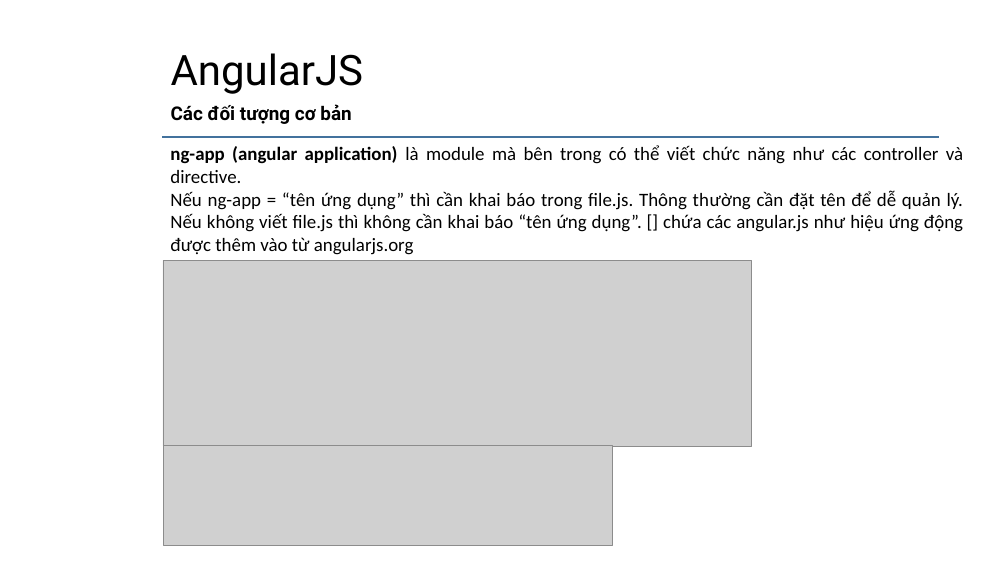
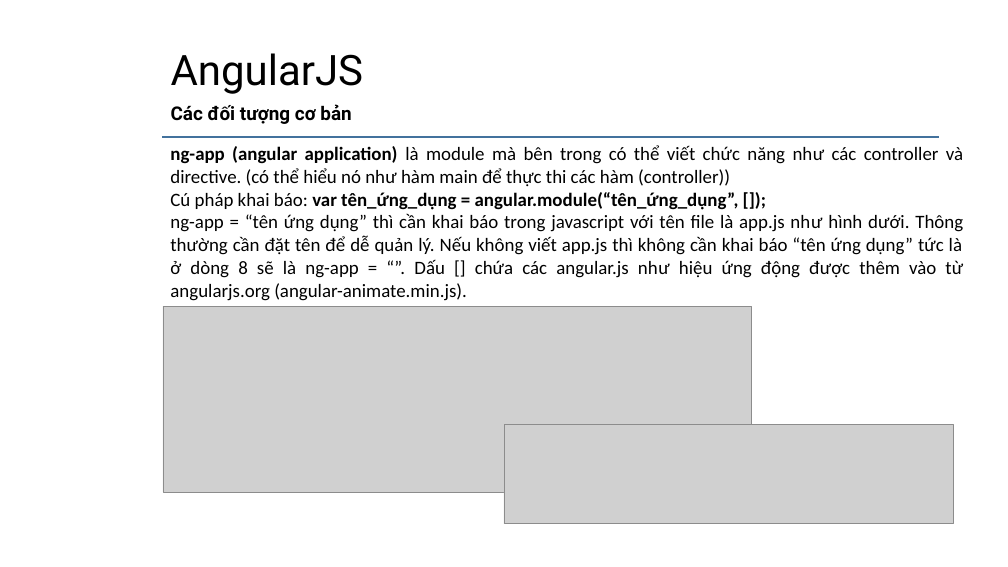
Before and after one commit to daotuyen9244/Indruino-Iot-Project, a slide deck: slide 6 of FW/Minh/Task4/Task4 - Minh.pptx. Drawn at 1008x567 pixels with LibreOffice and Linux fonts; fonts in the diff are those of the drawing; grey boxes stand for pictures; background and template pictures are left out. Boxes give left, top, right and bottom in pixels: in the first picture for what was removed or moved away, otherwise in the second. Text is boxed around its words. In the diff, an @@ line names an element or a change of style, - is before the commit and + after.

Commit message:
Update PPT

```diff
--- a/FW/Minh/Task4/Task4 - Minh.pptx
+++ b/FW/Minh/Task4/Task4 - Minh.pptx
@@ text at (x1=170, y1=145, x2=963, y2=301): text changed @@
-ng-app (angular application) là module mà bên trong có thể viết chức năng như các controller và directive.
-Nếu ng-app = “tên ứng dụng” thì cần khai báo trong file.js. Thông thường cần đặt tên để dễ quản lý. Nếu không viết file.js thì không cần khai báo “tên ứng dụng”. [] chứa các angular.js như hiệu ứng động được thêm vào từ angularjs.org
+ng-app (angular application) là module mà bên trong có thể viết chức năng như các controller và directive. (có thể hiểu nó như hàm main để thực thi các hàm (controller))
+Cú pháp khai báo: var tên_ứng_dụng = angular.module(“tên_ứng_dụng”, []);
+ng-app = “tên ứng dụng” thì cần khai báo trong javascript với tên file là app.js như hình dưới. Thông thường cần đặt tên để dễ quản lý. Nếu không viết app.js thì không cần khai báo “tên ứng dụng” tức là ở dòng 8 sẽ là ng-app = “”. Dấu [] chứa các angular.js như hiệu ứng động được thêm vào từ angularjs.org (angular-animate.min.js).
@@ picture moved from (x1=163, y1=260, x2=752, y2=446) to (x1=163, y1=306, x2=752, y2=492) @@
@@ picture moved from (x1=163, y1=446, x2=613, y2=545) to (x1=504, y1=425, x2=954, y2=524) @@
```
Also in this commit, not shown: 1 slide added, 1 slide removed.
